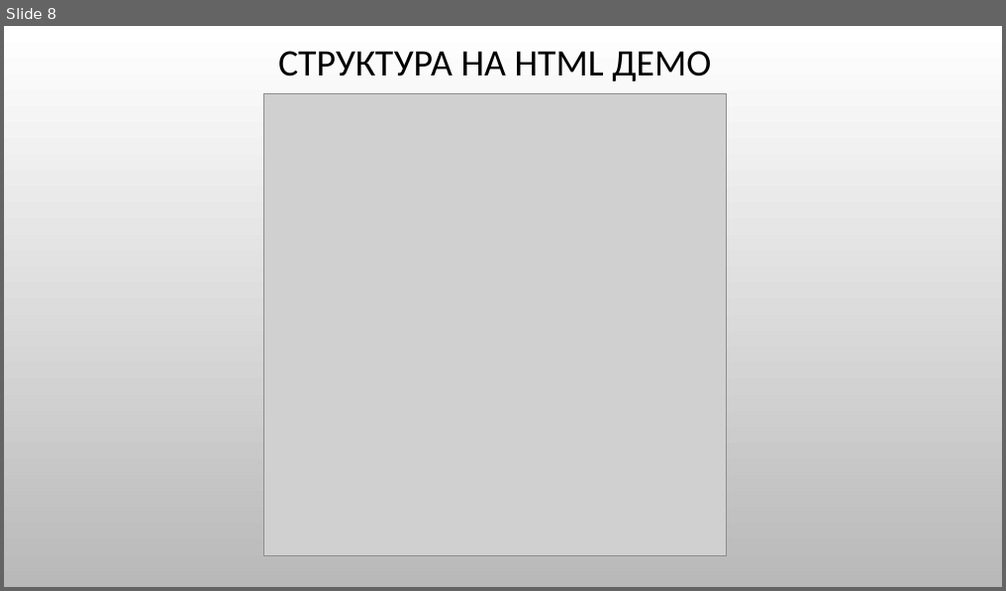
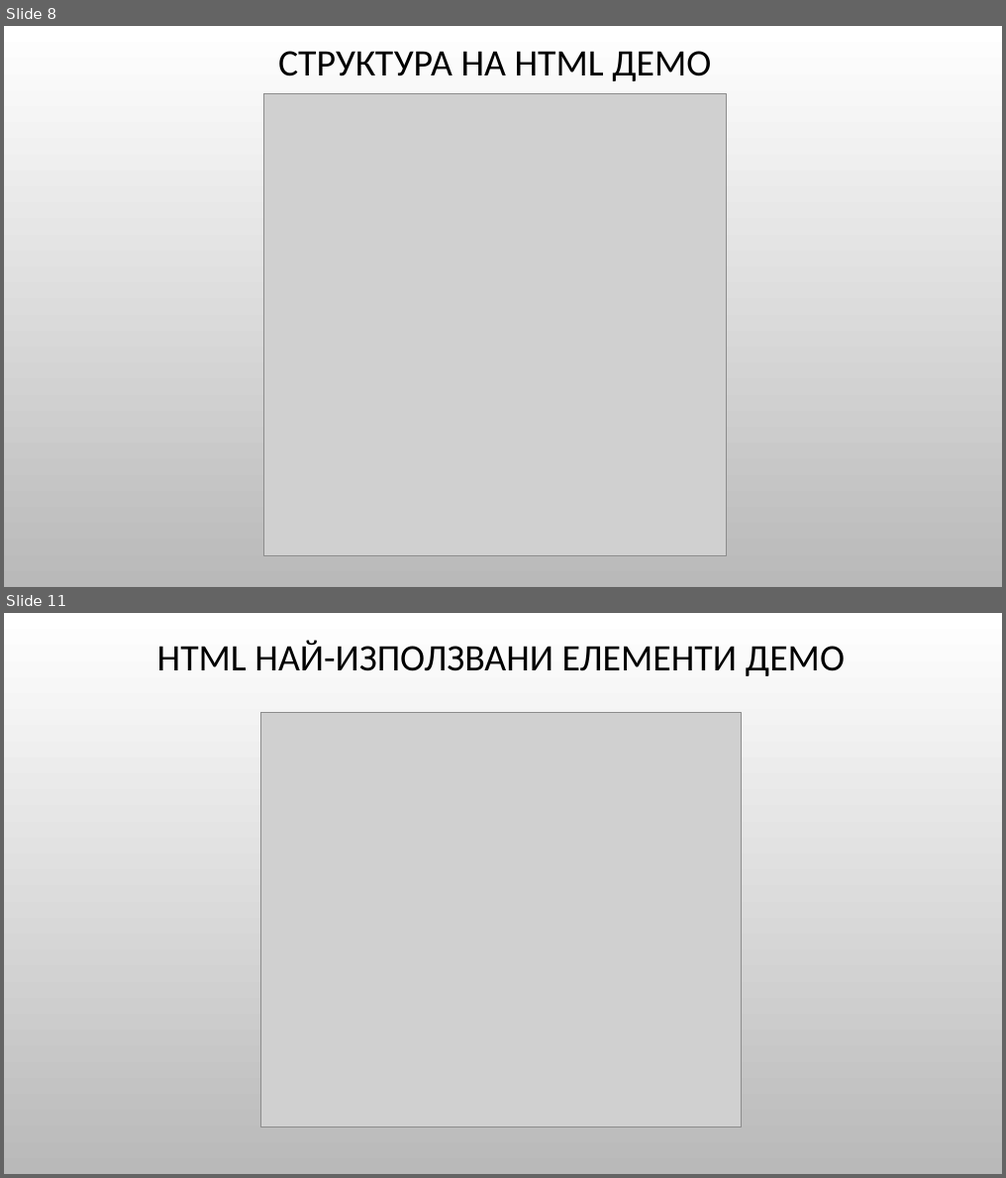
Before and after one commit to Bilyukov/php-mysql-course, a slide deck: 02.html-basics.pptx. Shown one above the other, each under a label of ours: slide 8 before the commit, slides 8 and 11 after it; the slides between them are not shown. The pictures are 1006x591 and 1006x1178 pixels, drawn with LibreOffice and Linux fonts; fonts in the diff are those of the drawing; grey boxes stand for pictures; background and template pictures are left out. Boxes give left, top, right and bottom in pixels: in the first picture for what was removed or moved away, otherwise in the second. Text is boxed around its words. In the diff, an @@ line names an element or a change of style, - is before the commit and + after.

Commit message:
HTML Lection Improvement

```diff
--- a/02.html-basics.pptx
+++ b/02.html-basics.pptx
@@ slide 11 added at (4,613,1002,1174), background picture (left out) @@
@@ title added at (157,640,845,676), 36 pt, text #000000 @@
+HTML НАЙ-ИЗПОЛЗВАНИ ЕЛЕМЕНТИ ДЕМО
@@ picture added at (261,712,742,1128) @@
```
Also in this commit, not shown: 1 slide changed, 2 other slides added, 2 other files.
